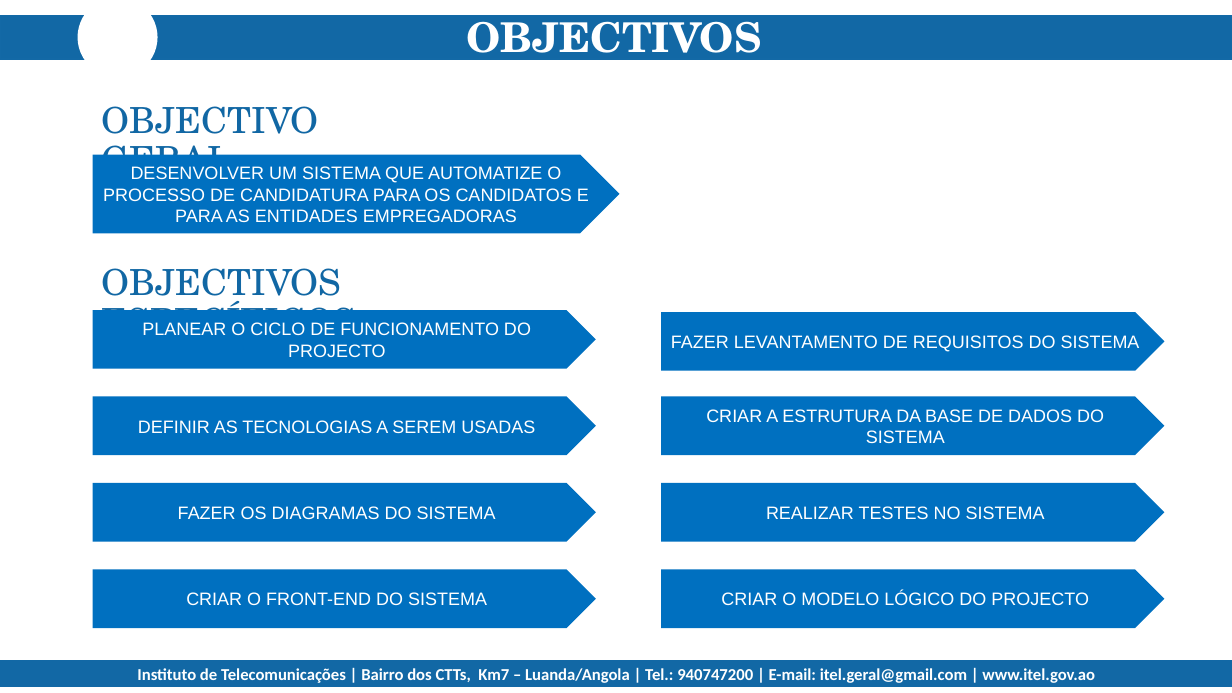
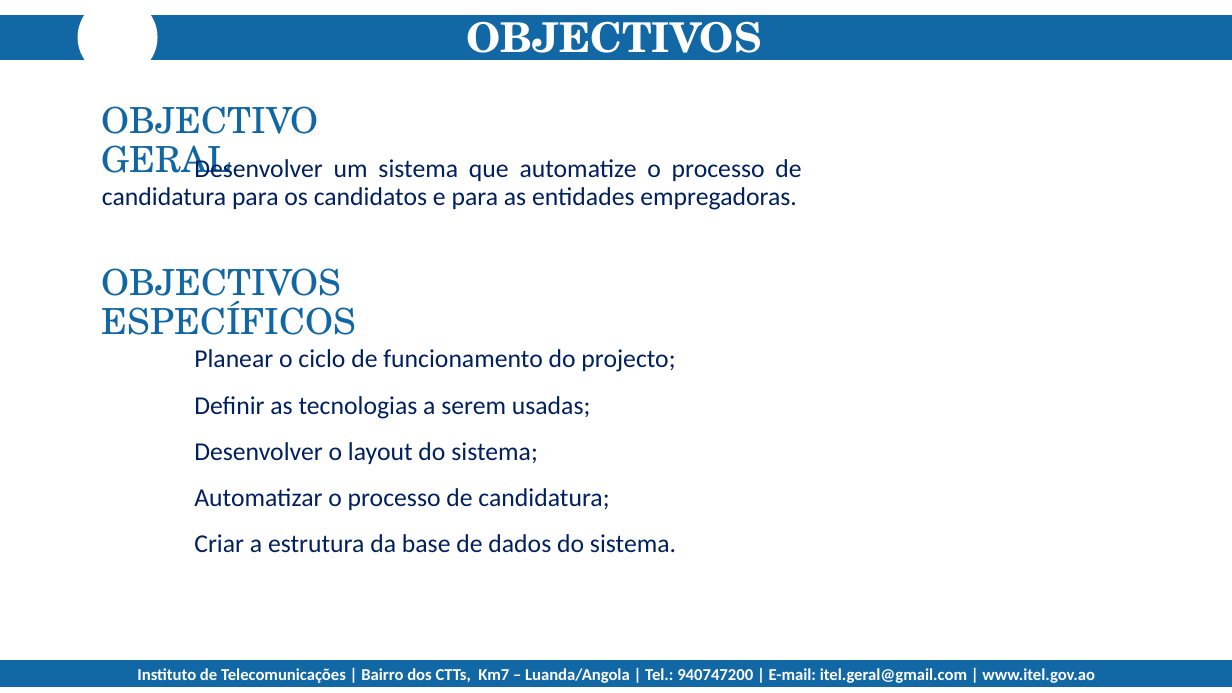
Before and after one commit to mariocosta2021/Jobs-PAP-2023-, a slide deck: slide 4 of _documentos/APRESENTAÇÃO DO PROJECTO.pptx. Drawn at 1232x693 pixels with LibreOffice and Linux fonts; fonts in the diff are those of the drawing; background and template pictures are left out. Boxes give left, top, right and bottom in pixels: in the first picture for what was removed or moved away, otherwise in the second. Text is boxed around its words. In the diff, an @@ line names an element or a change of style, - is before the commit and + after.

```diff
--- a/_documentos/APRESENTAÇÃO DO PROJECTO.pptx
+++ b/_documentos/APRESENTAÇÃO DO PROJECTO.pptx
@@ text "Desenvolver um sistema que automatize ...": place and size @@
-text "Desenvolver um sistema que automatize ..." at [92, 154, 619, 233]
+text "Desenvolver um sistema que automatize ..." at [102, 156, 801, 210]
@@ text "Desenvolver um sistema que automatize ..." at [102, 156, 801, 210]: vertical alignment middle to top; fill #0070C0 to none @@
@@ text at [102, 156, 801, 210]: text changed; size 14 to 20 pt; font Arial to Calibri; text colour #FFFFFF to #002060 @@
-DESENVOLVER UM SISTEMA QUE AUTOMATIZE O PROCESSO DE CANDIDATURA PARA OS CANDIDATOS E PARA AS ENTIDADES EMPREGADORAS
+Desenvolver um sistema que automatize o processo de candidatura para os candidatos e para as entidades empregadoras.
@@ pentagon arrow removed at [92, 311, 596, 369] @@
-PLANEAR O CICLO DE FUNCIONAMENTO DO PROJECTO
@@ pentagon arrow removed at [662, 312, 1165, 371] @@
-FAZER LEVANTAMENTO DE REQUISITOS DO SISTEMA
@@ text added at [194, 349, 676, 553], 20 pt, text #002060 @@
+Planear o ciclo de funcionamento do projecto;
+Definir as tecnologias a serem usadas;
+Desenvolver o layout do sistema;
+Automatizar o processo de candidatura;
+Criar a estrutura da base de dados do sistema.
@@ pentagon arrow removed at [92, 396, 596, 455] @@
-DEFINIR AS TECNOLOGIAS A SEREM USADAS
@@ pentagon arrow removed at [662, 396, 1165, 455] @@
-CRIAR A ESTRUTURA DA BASE DE DADOS DO SISTEMA
@@ pentagon arrow removed at [92, 483, 596, 542] @@
-FAZER OS DIAGRAMAS DO SISTEMA
@@ pentagon arrow removed at [662, 483, 1165, 542] @@
-REALIZAR TESTES NO SISTEMA
@@ pentagon arrow removed at [92, 569, 596, 628] @@
-CRIAR O FRONT-END DO SISTEMA
@@ pentagon arrow removed at [662, 569, 1165, 628] @@
-CRIAR O MODELO LÓGICO DO PROJECTO
```
Also in this commit, not shown: 5 other slides changed, 6 slides added, 8 slides removed, 30 other files.
